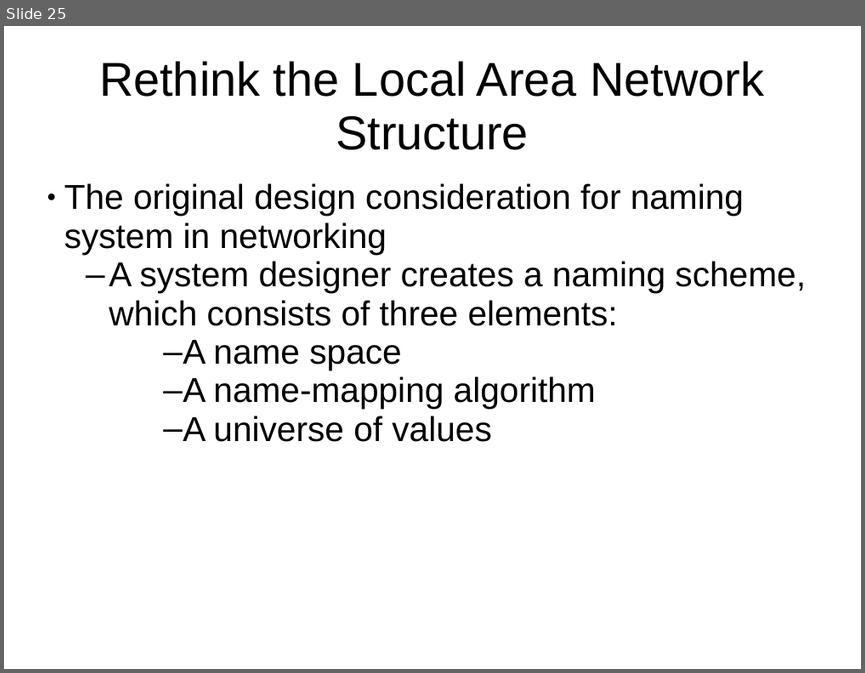
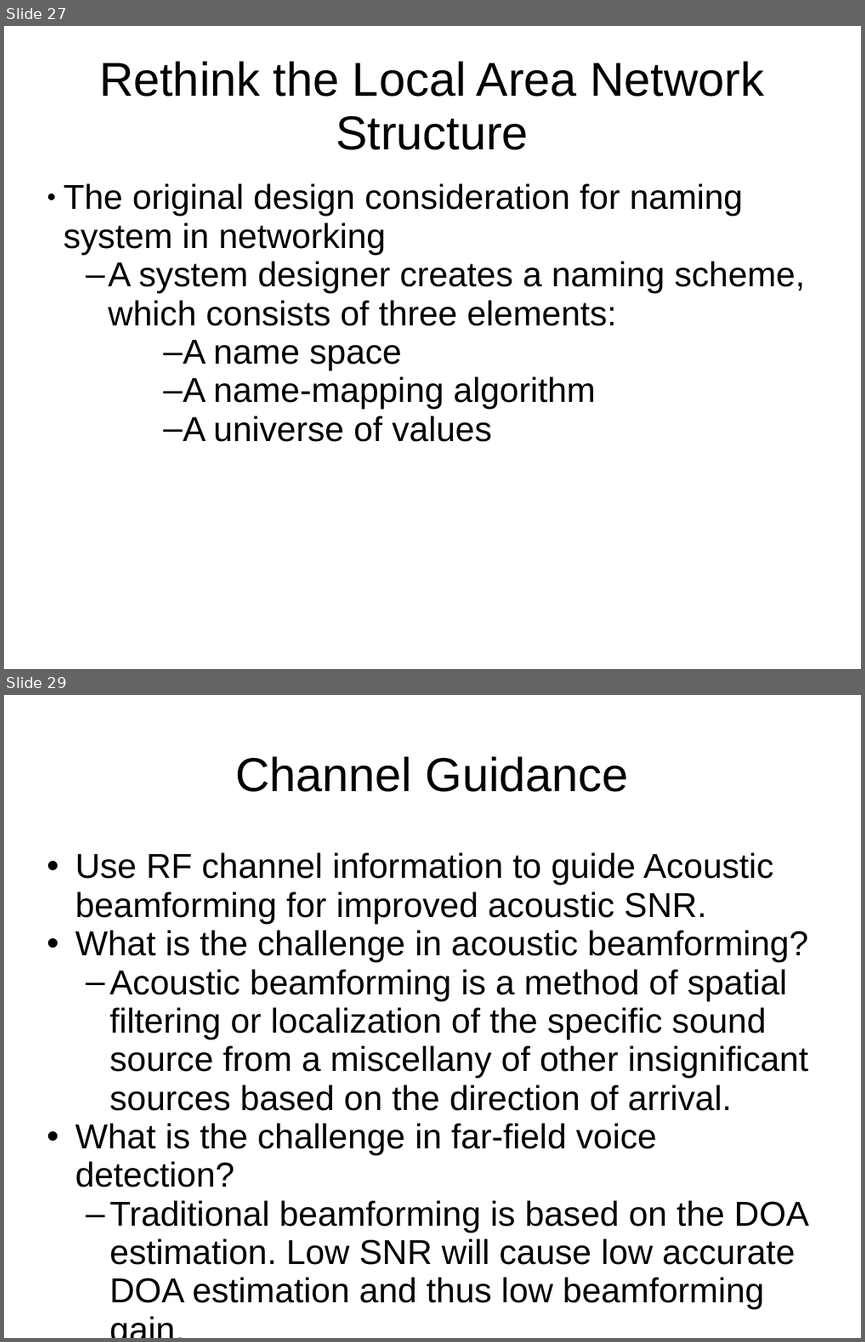
Before and after one commit to HSID/Ubuntu-Desktop, a slide deck: Enhanced-Smart-Home-Assistant.ppt. Shown one above the other, each under a label of ours: slide 25 before the commit, slides 27 and 29 after it; the slides between them are not shown. The pictures are 865x673 and 865x1342 pixels, drawn with LibreOffice and Linux fonts; fonts in the diff are those of the drawing. Boxes give left, top, right and bottom in pixels: in the first picture for what was removed or moved away, otherwise in the second. Text is boxed around its words. In the diff, an @@ line names an element or a change of style, - is before the commit and + after.

```diff
--- a/Enhanced-Smart-Home-Assistant.ppt
+++ b/Enhanced-Smart-Home-Assistant.ppt
@@ slide 29 added at (4,695,861,1338), background #FFFFFF @@
@@ title added at (235,756,629,792), 44 pt, text #000000 @@
+Channel Guidance
@@ subtitle added at (75,852,809,1309), 32 pt, text #000000 @@
+• Use RF channel information to guide Acoustic beamforming for improved acoustic SNR.
+• What is the challenge in acoustic beamforming?
+  – Acoustic beamforming is a method of spatial filtering or localization of the specific sound source from a miscellany of other insignificant sources based on the direction of arrival.
+• What is the challenge in far-field voice detection?
+  – Traditional beamforming is based on the DOA estimation. Low SNR will cause low accurate DOA estimation and thus low beamforming gain.
@@ what was slide 25 is now slide 27 @@
```
Also in this commit, not shown: 24 other slides changed, 11 other slides added, 1 other file.
